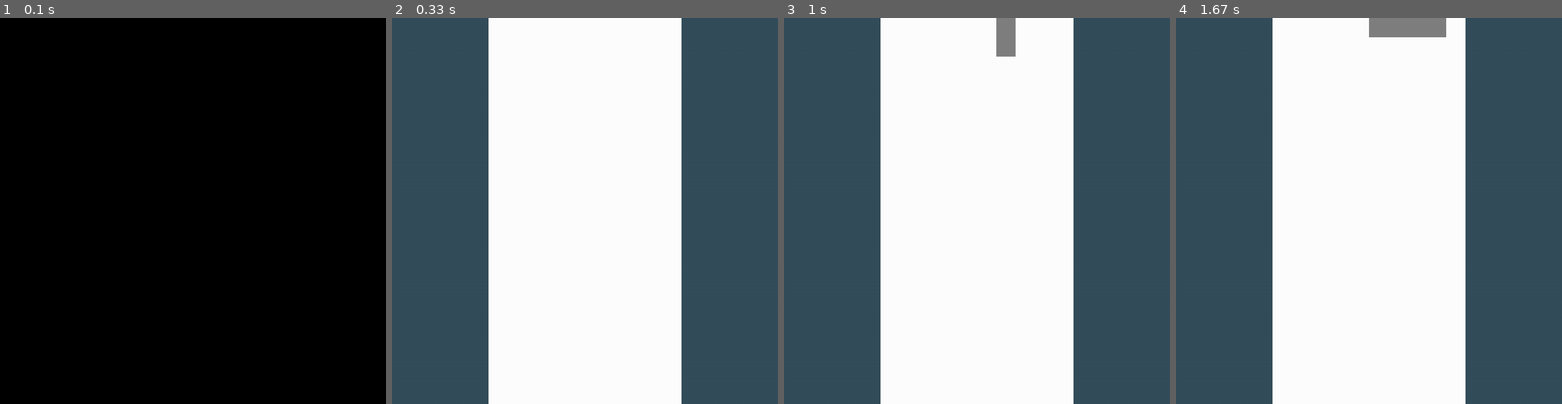
Above: before the commit, frames 1-4 (left to right).
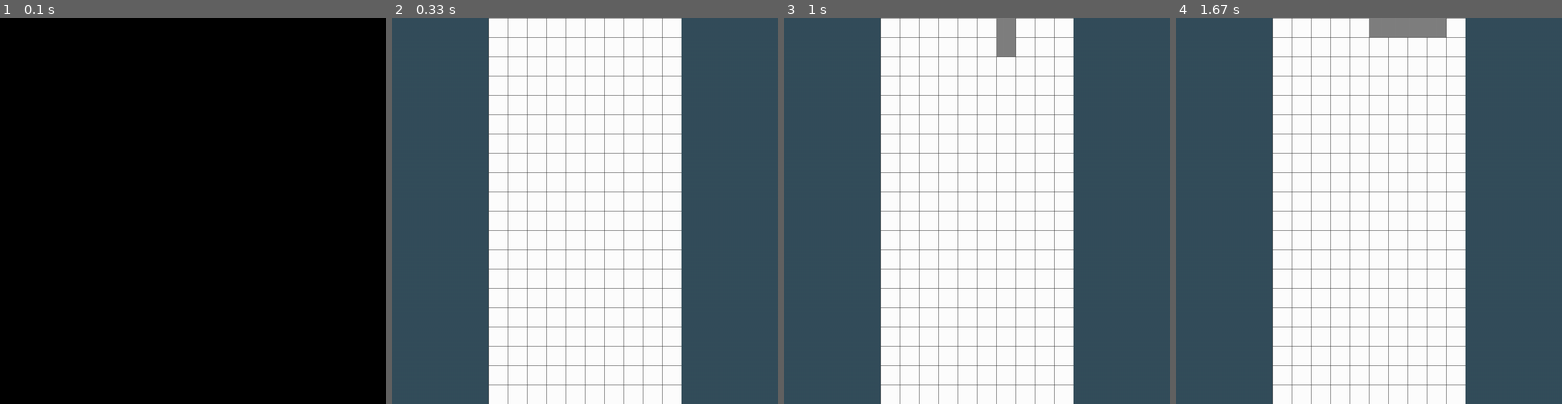
Above: after the commit, the same moments.

Repository: coolryan/TetrisGameWithPygame
Game: pygame game, started from src/main.py
Two runs of this game, one before a commit and one after it. Both use one fixed random seed, a clock stepped at 60 frames per second and the inputs below.
Inputs:
- Up to frame 1 (0.1 s): no input
- Up to frame 2 (0.33 s): no input
- Up to frame 3 (1 s): hold Right 0.33-0.8 s
- Up to frame 4 (1.67 s): hold Left from 1.33 s (still down); tap Space at 1.4 s

Frame 1 is identical in both runs. In frame 2, 2.2% of the frame differs, in the area x 25-75%, y 0-100%; in frame 3, 2.2%; in frame 4, 2.2%.

Commit message:
Add grid to background. Fixed getFiguresUnder. Have bug where getBottom seems wrong, so figure deactivation fails

Diff:
--- a/src/models/TetrisGame.py
+++ b/src/models/TetrisGame.py
@@ -288,7 +288,7 @@
         """
         return len(self.getFiguresUnder(fig, dx, dy)) > 0
 
-    def getFiguresUnder(self, fig, dx, dy):
+    def getFiguresUnder(self, fig: Figure, dx, dy):
         """
             Check the new coordinates of the figure, and returns anything other than itself on the grid at those locations
         """
@@ -308,7 +308,7 @@
             thisFigAtCoord = self.grid[y][x] is fig
 
             if shapeAtCoord and not thisFigAtCoord:
-                figuresUnder.add(shapeAtCoord)
+                figuresUnder.add(self.grid[y][x])
         return figuresUnder
 
     def start(self):
@@ -370,6 +370,17 @@
             self.grid_surface = screen.subsurface(grid_rec)
             self.grid_surface.fill(GRID_COLOR)
             # pygame.draw.rect(screen, GRID_COLOR, self.grid_surface)
+
+            cell_size = self.square_size  # or whatever size your cells are
+            grid_color = (50, 50, 50)  # a dark gray or any color you like
+
+            # Draw vertical lines
+            for x in range(0, net_grid_width, cell_size):
+                pygame.draw.line(self.grid_surface, grid_color, (x, 0), (x, net_grid_height))
+
+            # Draw horizontal lines
+            for y in range(0, net_grid_height, cell_size):
+                pygame.draw.line(self.grid_surface, grid_color, (0, y), (net_grid_width, y))
 
 
             # call draw
